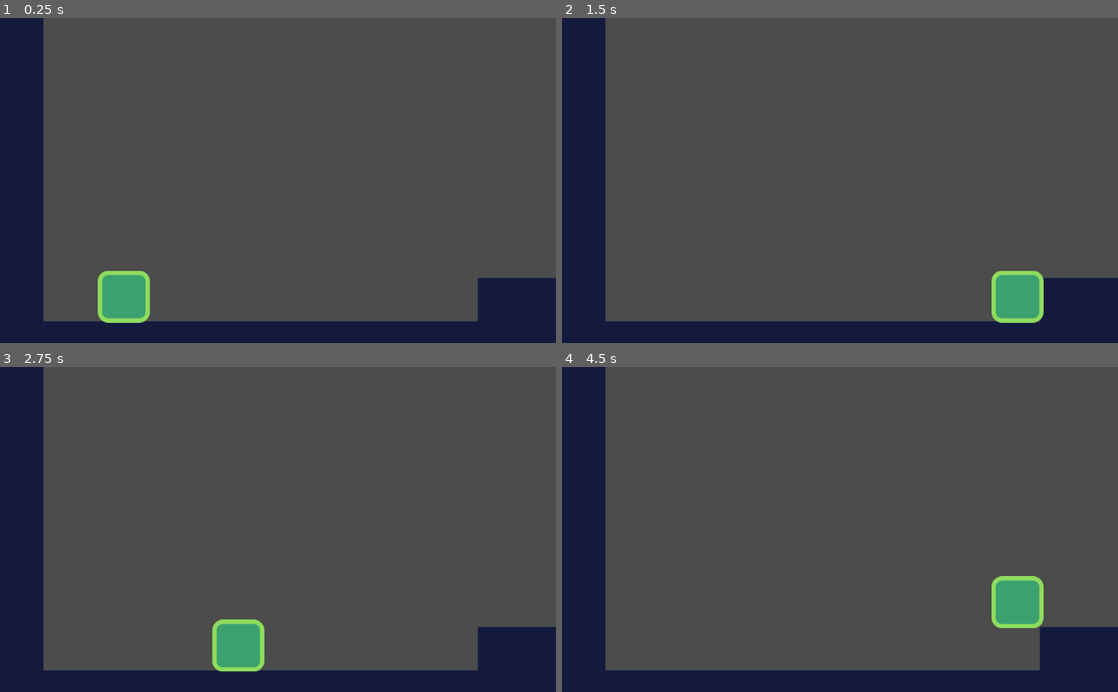
Above: before the commit, frames 1-4 (two rows, left to right).
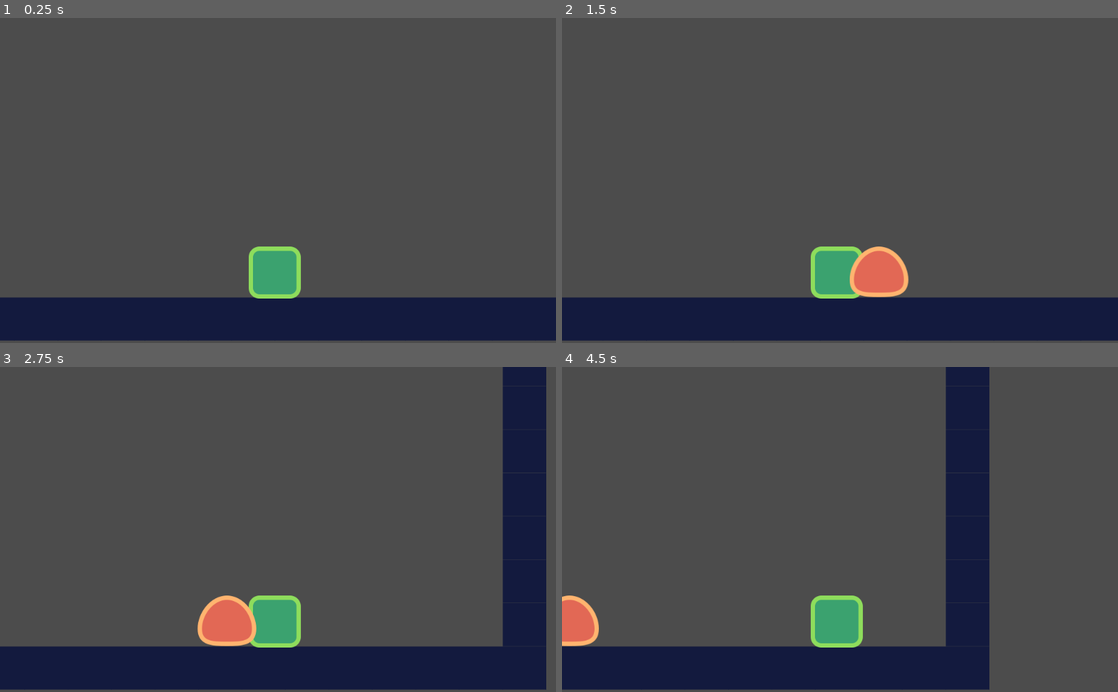
Above: after the commit, the same moments.

Repository: jhiltonsantos/godot_2d_game
Game: Godot game, scene res://src/Levels/LevelTest.tscn
Same seed, same stepped clock (60 frames per second), same inputs: the game is played once before the commit and once after it. This scene is started directly instead of the project's main scene.
Inputs:
- Up to frame 1 (0.25 s): no input
- Up to frame 2 (1.5 s): tap Enter at 0.5 s; hold D (move_right) from 0.53 s (still down); tap W (jump) at 0.77 s
- Up to frame 3 (2.75 s): tap W (jump) at 1.52 s; release D (move_right) at 2.03 s; hold A (move_left) from 2.03 s (still down)
- Up to frame 4 (4.5 s): release A (move_left) at 2.78 s; hold D (move_right) 2.78-4.28 s; tap W (jump) at 3.02, 3.77 s; hold A (move_left) from 4.28 s (still down)

The runs differ from the first frame. In frame 1, 17% of the frame differs, in the area x 0-100%, y 0-100%; in frame 2, 18%; in frame 3, 23%; in frame 4, 26%.

Commit message:
Update Enemy

Diff:
--- a/src/Actors/Enemy.gd
+++ b/src/Actors/Enemy.gd
@@ -0,0 +1,11 @@
+extends Actor
+
+func _ready() -> void:
+	set_physics_process(false)
+	_velocity.x = -speed.x
+
+func _physics_process(delta: float) -> void:
+	_velocity.y += gravity * delta
+	if is_on_wall():
+		_velocity.x *= -1.0
+	_velocity.y = move_and_slide(_velocity, FLOOR_NORMAL).y
--- a/src/Actors/Enemy.tscn
+++ b/src/Actors/Enemy.tscn
@@ -6,14 +6,10 @@
 [sub_resource type="RectangleShape2D" id=1]
 extents = Vector2( 41.5, 39.5 )
 
-[sub_resource type="RectangleShape2D" id=2]
-extents = Vector2( 56, 10 )
-
 [node name="Enemy" type="KinematicBody2D"]
 collision_layer = 2
 collision_mask = 9
 script = ExtResource( 1 )
-speed = Vector2( 300, 1000 )
 
 [node name="enemy" type="Sprite" parent="."]
 position = Vector2( 0, -48 )
@@ -24,20 +20,7 @@
 shape = SubResource( 1 )
 
 [node name="VisibilityEnabler2D" type="VisibilityEnabler2D" parent="."]
-position = Vector2( -1.90735e-06, -31 )
-scale = Vector2( 4.8, 3.3 )
+position = Vector2( 0, -11 )
+rect = Rect2( -50, -50, 100, 60 )
 process_parent = true
 physics_process_parent = true
-
-[node name="StormpDetector" type="Area2D" parent="."]
-modulate = Color( 0.572549, 0.984314, 0.0745098, 1 )
-self_modulate = Color( 0.886275, 0.117647, 0.117647, 1 )
-position = Vector2( 0, -80 )
-collision_layer = 2
-
-[node name="CollisionShape2D" type="CollisionShape2D" parent="StormpDetector"]
-position = Vector2( 0, -8 )
-shape = SubResource( 2 )
-
-[connection signal="area_entered" from="StormpDetector" to="." method="_on_StormpDetector_area_entered"]
-[connection signal="body_entered" from="StormpDetector" to="." method="_on_StormpDetector_body_entered"]
--- a/src/Actors/Player.tscn
+++ b/src/Actors/Player.tscn
@@ -19,3 +19,7 @@
 [node name="CollisionShape2D" type="CollisionShape2D" parent="."]
 position = Vector2( 0, -43 )
 shape = SubResource( 1 )
+
+[node name="Camera2D" type="Camera2D" parent="."]
+position = Vector2( 6, -219 )
+current = true
--- a/src/Levels/LevelTest.tscn
+++ b/src/Levels/LevelTest.tscn
@@ -1,7 +1,8 @@
-[gd_scene load_steps=5 format=2]
+[gd_scene load_steps=6 format=2]
 
 [ext_resource path="res://assets/tileset.png" type="Texture" id=1]
 [ext_resource path="res://src/Actors/Player.tscn" type="PackedScene" id=2]
+[ext_resource path="res://src/Actors/Enemy.tscn" type="PackedScene" id=3]
 
 [sub_resource type="ConvexPolygonShape2D" id=2]
 points = PoolVector2Array( 0, 0, 80, 0, 80, 80, 0, 80 )
@@ -32,12 +33,16 @@
 [node name="LevelTest" type="Node2D"]
 
 [node name="TileMap" type="TileMap" parent="."]
+position = Vector2( -400, 0 )
 tile_set = SubResource( 1 )
 cell_size = Vector2( 80, 80 )
 collision_layer = 8
 collision_mask = 0
 format = 1
-tile_data = PoolIntArray( 0, 0, 0, 13, 0, 0, 65536, 0, 0, 65549, 0, 0, 131072, 0, 0, 131085, 0, 0, 196608, 0, 0, 196621, 0, 0, 262144, 0, 0, 262157, 0, 0, 327680, 0, 0, 327693, 0, 0, 393216, 0, 0, 393227, 0, 0, 393228, 0, 0, 393229, 0, 0, 458752, 0, 0, 458753, 0, 0, 458754, 0, 0, 458755, 0, 0, 458756, 0, 0, 458757, 0, 0, 458758, 0, 0, 458759, 0, 0, 458760, 0, 0, 458761, 0, 0, 458762, 0, 0, 458763, 0, 0, 458764, 0, 0, 458765, 0, 0 )
+tile_data = PoolIntArray( 0, 0, 0, 25, 0, 0, 65536, 0, 0, 65561, 0, 0, 131072, 0, 0, 131097, 0, 0, 196608, 0, 0, 196633, 0, 0, 262144, 0, 0, 262169, 0, 0, 327680, 0, 0, 327705, 0, 0, 393216, 0, 0, 393241, 0, 0, 458752, 0, 0, 458753, 0, 0, 458754, 0, 0, 458755, 0, 0, 458756, 0, 0, 458757, 0, 0, 458758, 0, 0, 458759, 0, 0, 458760, 0, 0, 458761, 0, 0, 458762, 0, 0, 458763, 0, 0, 458764, 0, 0, 458765, 0, 0, 458766, 0, 0, 458767, 0, 0, 458768, 0, 0, 458769, 0, 0, 458770, 0, 0, 458771, 0, 0, 458772, 0, 0, 458773, 0, 0, 458774, 0, 0, 458775, 0, 0, 458776, 0, 0, 458777, 0, 0 )
 
 [node name="Player" parent="." instance=ExtResource( 2 )]
-position = Vector2( 228, 458 )
+position = Vector2( 239, 538 )
+
+[node name="Enemy" parent="." instance=ExtResource( 3 )]
+position = Vector2( 1222, 538 )
Not shown: 1 places in src/Actors/Enemy.tscn that only renumber resources
